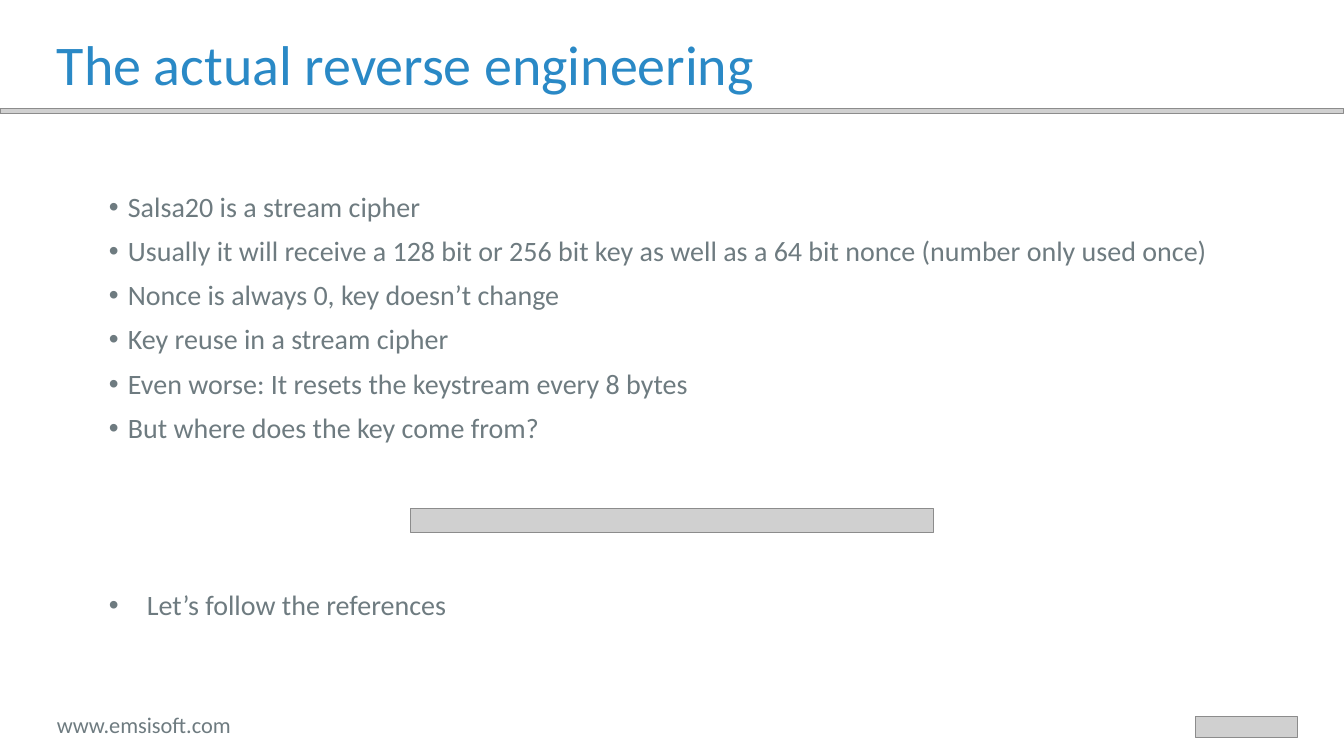
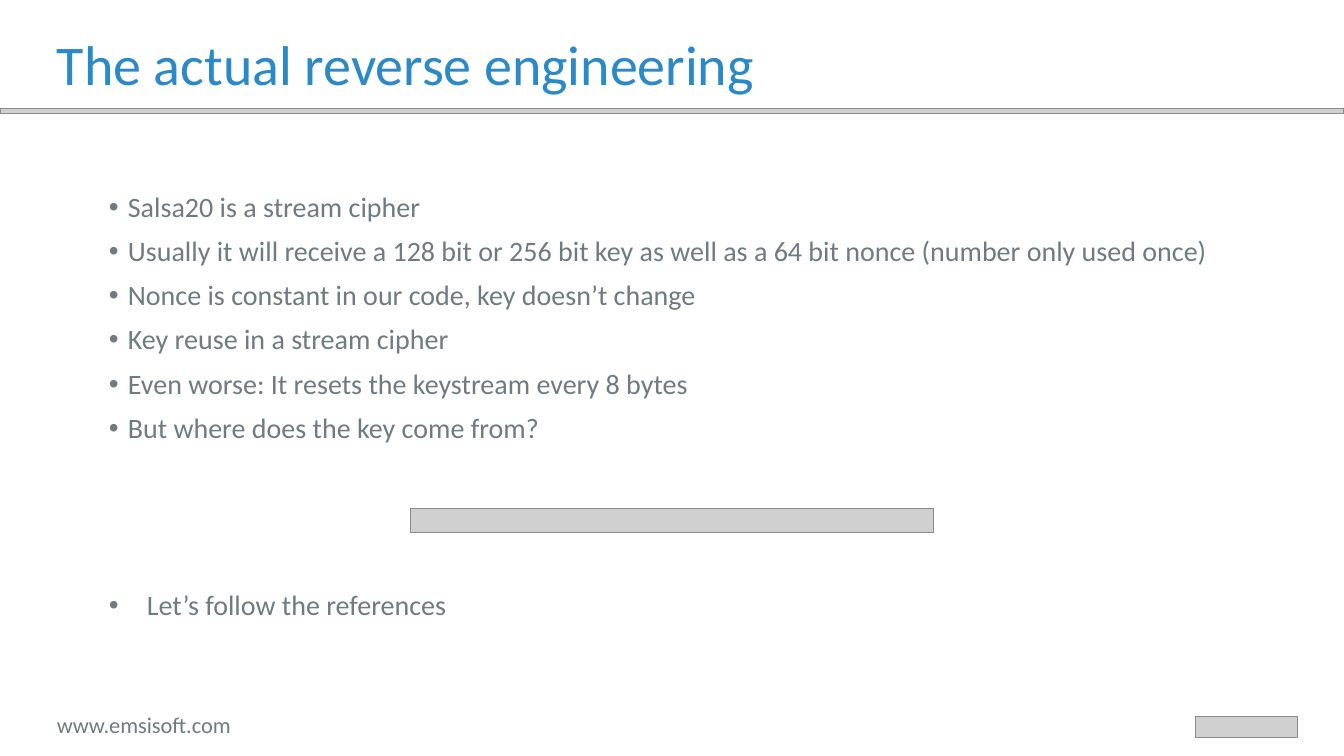
Before and after one commit to fwosar/presentations, a slide deck: slide 28 of oxford/Oxford_2019.pptx. Drawn at 1344x756 pixels with LibreOffice and Linux fonts; fonts in the diff are those of the drawing; grey boxes stand for pictures. Boxes give left, top, right and bottom in pixels: in the first picture for what was removed or moved away, otherwise in the second. Text is boxed around its words. In the diff, an @@ line names an element or a change of style, - is before the commit and + after.

Commit message:
Typos and stuff

```diff
--- a/oxford/Oxford_2019.pptx
+++ b/oxford/Oxford_2019.pptx
@@ text at (x1=128, y1=285, x2=696, y2=310): text changed @@
-• Nonce is always 0, key doesn’t change
+• Nonce is constant in our code, key doesn’t change
```
Also in this commit, not shown: 5 other slides changed.
